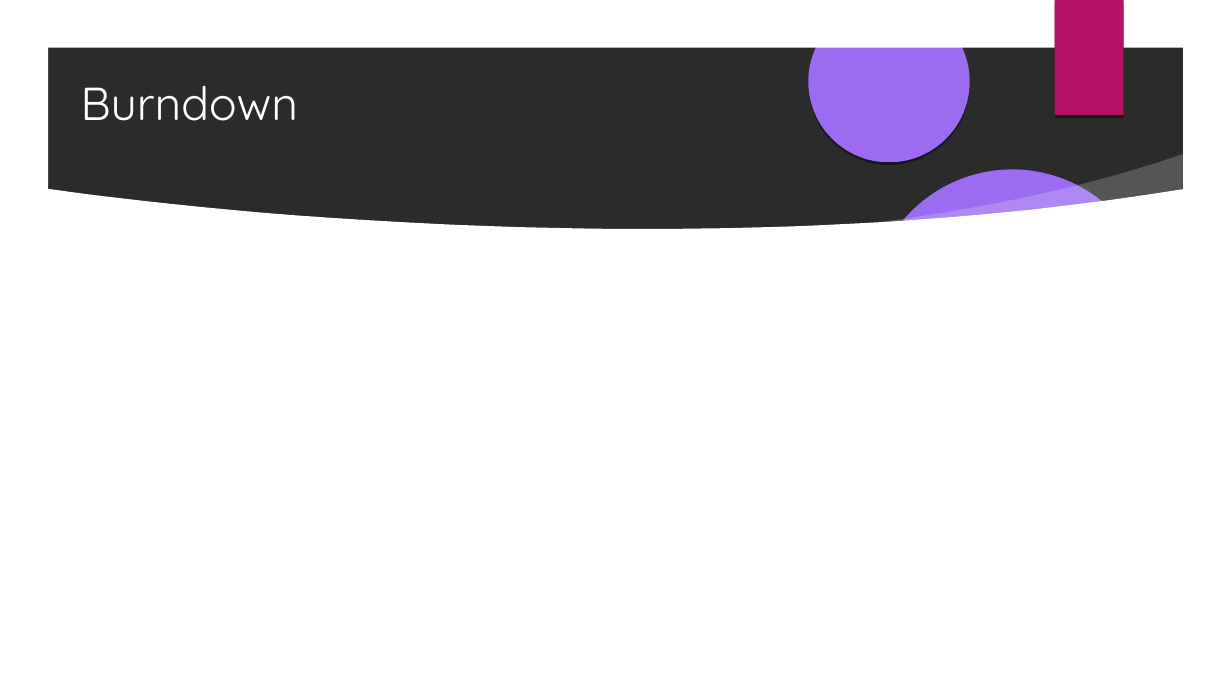
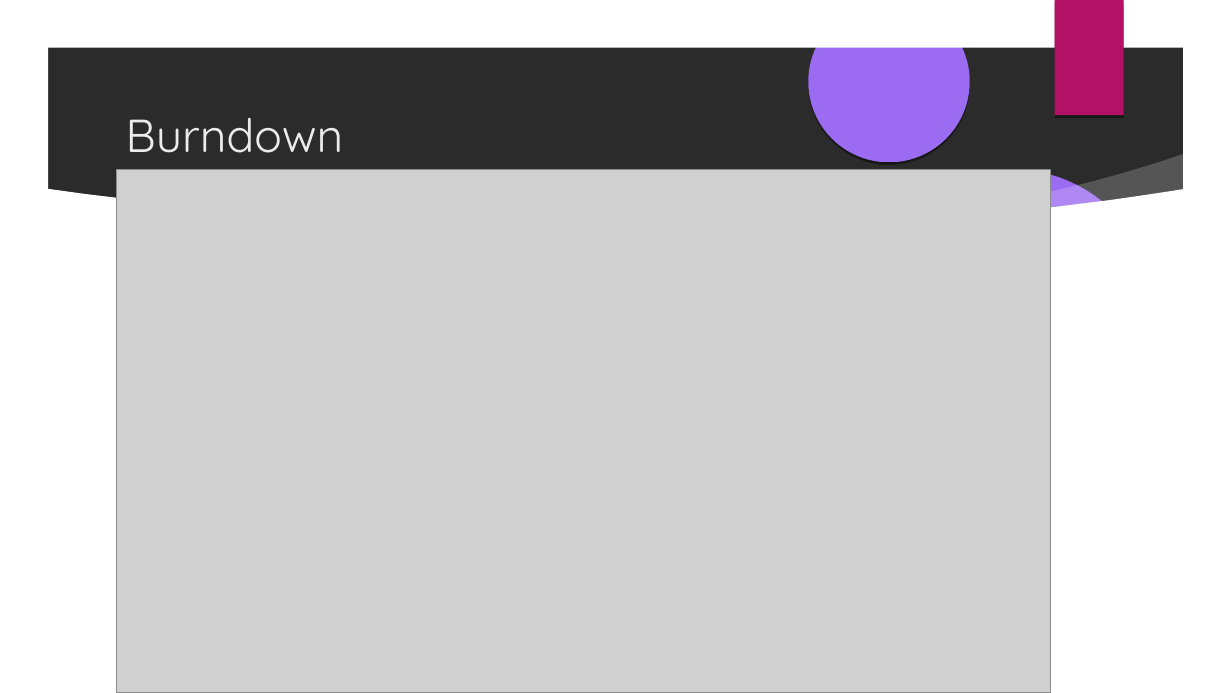
Before and after one commit to Mert-Guenduez/learnityourself, a slide deck: slide 11 of Documentation/Presentation/final_se.pptx (slide 12 before the commit). Drawn at 1232x693 pixels with LibreOffice and Linux fonts; fonts in the diff are those of the drawing; grey boxes stand for pictures; background and template pictures are left out; a plain dark background stands for a picture behind light text. Boxes give left, top, right and bottom in pixels: in the first picture for what was removed or moved away, otherwise in the second. Text is boxed around its words. In the diff, an @@ line names an element or a change of style, - is before the commit and + after.

```diff
--- a/Documentation/Presentation/final_se.pptx
+++ b/Documentation/Presentation/final_se.pptx
@@ text "Burndown": place and size @@
-text "Burndown" at [81,86,299,121]
+text "Burndown" at [126,118,344,153]
@@ text "Burndown" at [126,118,344,153]: text colour #FFFFFF to #EBEBEB; vertical alignment top to middle @@
@@ picture added at [116,170,1050,693] @@
```
Also in this commit, not shown: 6 other slides changed, 1 slide added, 2 slides removed, 1 other file.
